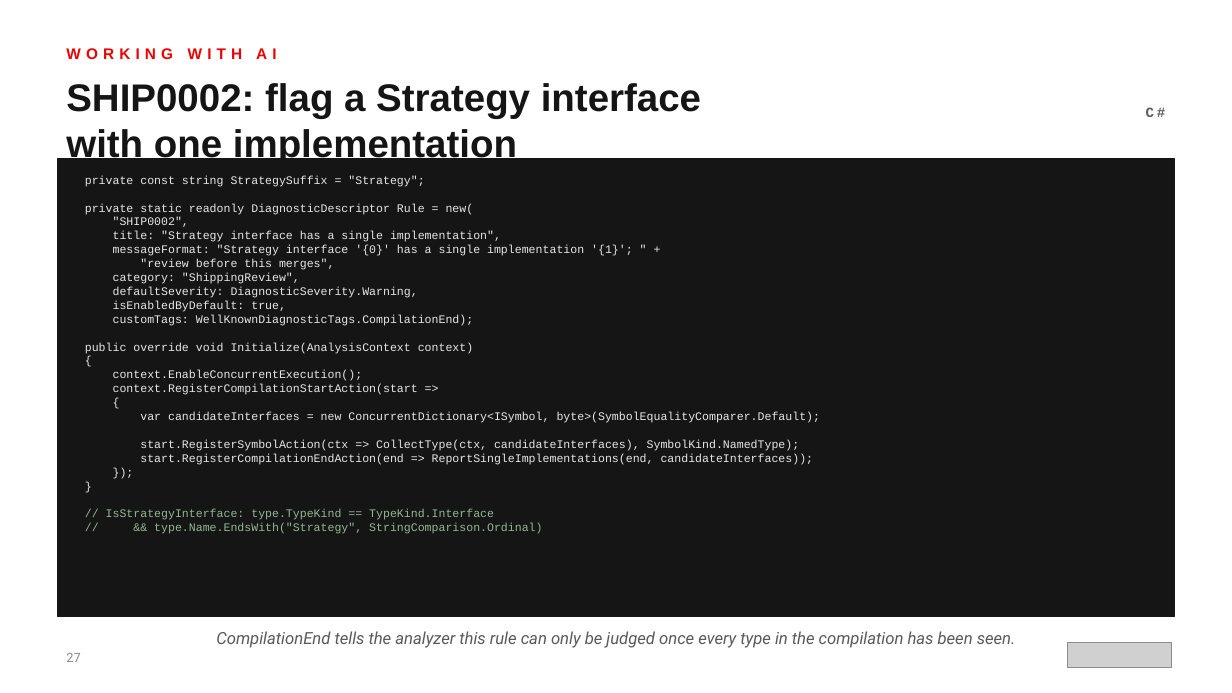
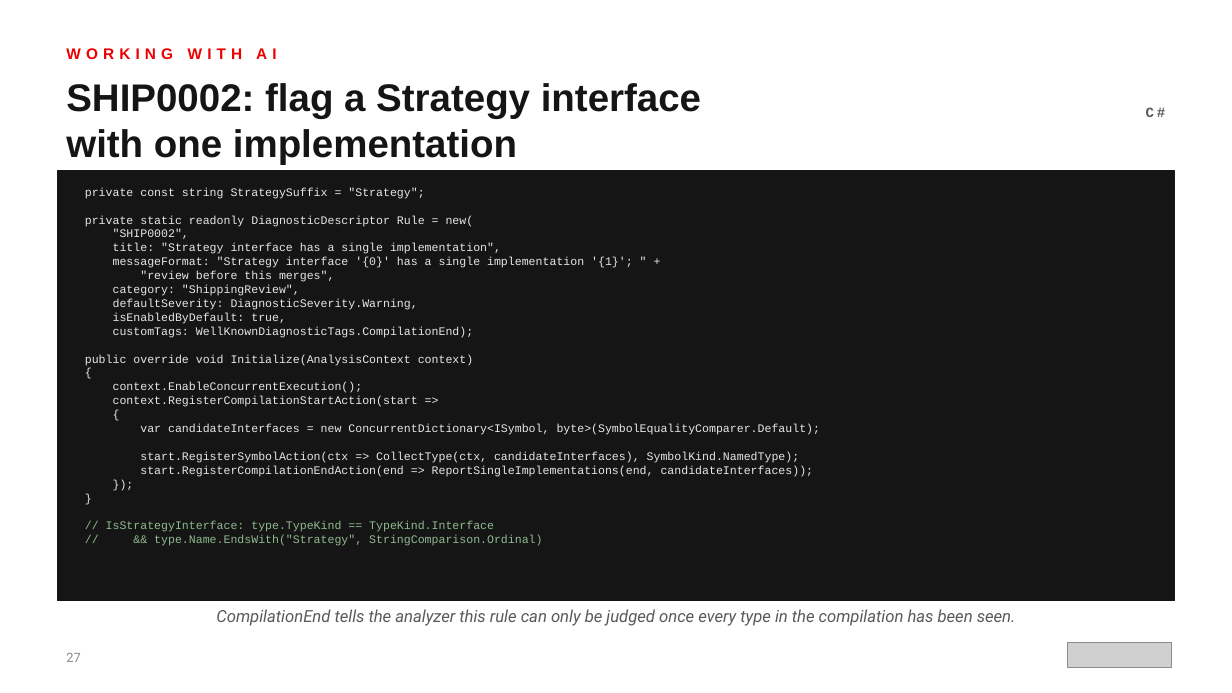
Before and after one commit to patterncatalyst/csharp-design-patterns, a slide deck: slide 27 of presentation/csharp-design-patterns-301-testing-legacy-and-ai.pptx. Drawn at 1232x693 pixels with LibreOffice and Linux fonts; fonts in the diff are those of the drawing; grey boxes stand for pictures. Boxes give left, top, right and bottom in pixels: in the first picture for what was removed or moved away, otherwise in the second. Text is boxed around its words. In the diff, an @@ line names an element or a change of style, - is before the commit and + after.

Commit message:
fix(r27): deck 301 QA repairs — remove box overrides causing title/code-box collision on 6 slides

```diff
--- a/presentation/csharp-design-patterns-301-testing-legacy-and-ai.pptx
+++ b/presentation/csharp-design-patterns-301-testing-legacy-and-ai.pptx
@@ rectangle: place and size @@
-rectangle at <box>57,159,1175,616</box>
+rectangle at <box>57,171,1175,601</box>
@@ text "private const string StrategySuffix = ...": place and size @@
-text "private const string StrategySuffix = ..." at <box>85,176,821,534</box>
+text "private const string StrategySuffix = ..." at <box>85,188,821,546</box>
@@ text "CompilationEnd tells the analyzer this ...": place and size @@
-text "CompilationEnd tells the analyzer this ..." at <box>216,631,1016,648</box>
+text "CompilationEnd tells the analyzer this ..." at <box>216,609,1016,626</box>
```
Also in this commit, not shown: 5 other slides changed, 1 other file.
